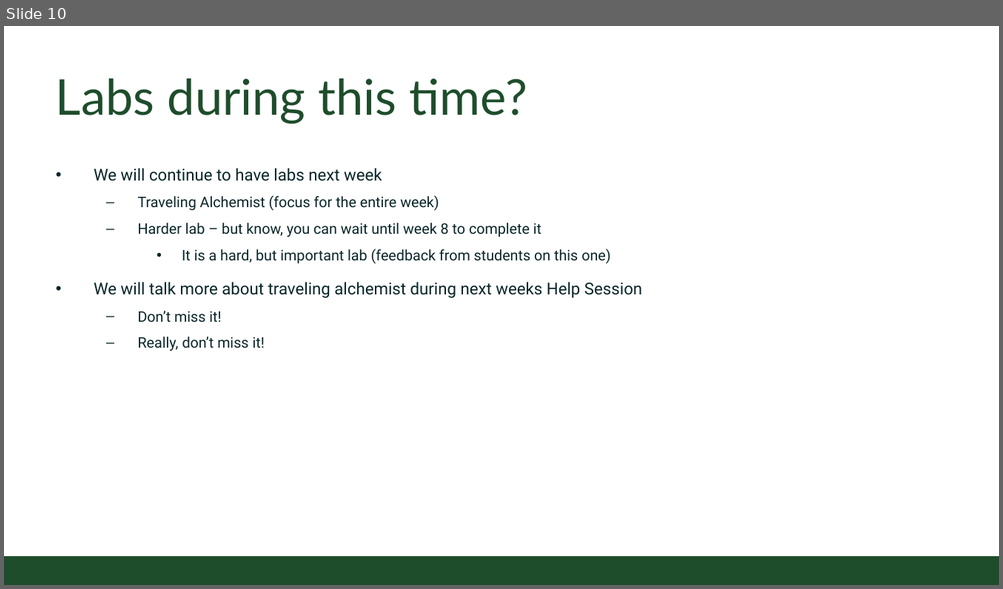
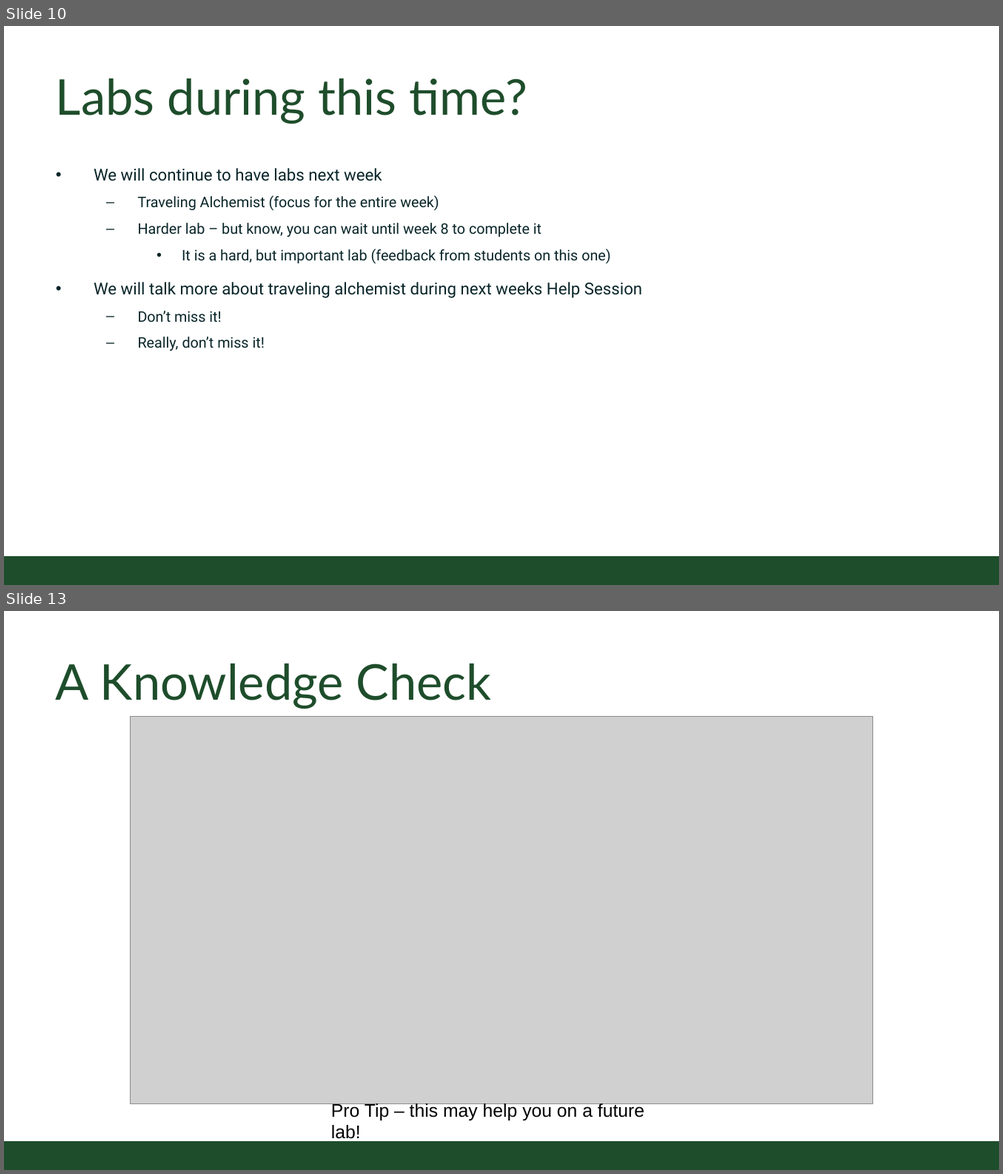
Before and after one commit to CSU-CS150/handouts, a slide deck: helpsessions/week6/week6_ID_paper.pptx. Shown one above the other, each under a label of ours: slide 10 before the commit, slides 10 and 13 after it; the slides between them are not shown. The pictures are 1003x589 and 1003x1174 pixels, drawn with LibreOffice and Linux fonts; fonts in the diff are those of the drawing; grey boxes stand for pictures; background and template pictures are left out. Boxes give left, top, right and bottom in pixels: in the first picture for what was removed or moved away, otherwise in the second. Text is boxed around its words. In the diff, an @@ line names an element or a change of style, - is before the commit and + after.

```diff
--- a/helpsessions/week6/week6_ID_paper.pptx
+++ b/helpsessions/week6/week6_ID_paper.pptx
@@ slide 13 added at [4, 611, 999, 1170], background #FFFFFF; not listed: 1 template element that a slide beside it also shows @@
@@ title added at [56, 664, 492, 709], 54 pt, text #1E4D2B @@
+A Knowledge Check
@@ picture added at [131, 716, 873, 1105] @@
@@ text added at [331, 1102, 644, 1121], 20 pt, text #000000 @@
+Pro Tip – this may help you on a future lab!
```
Also in this commit, not shown: 2 other slides added.
